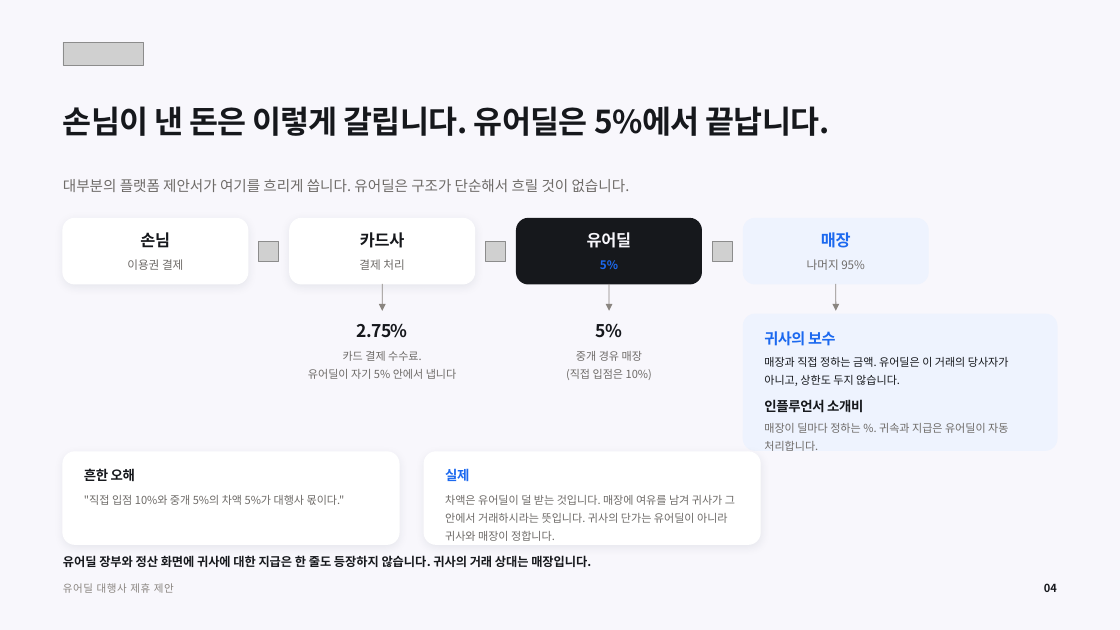
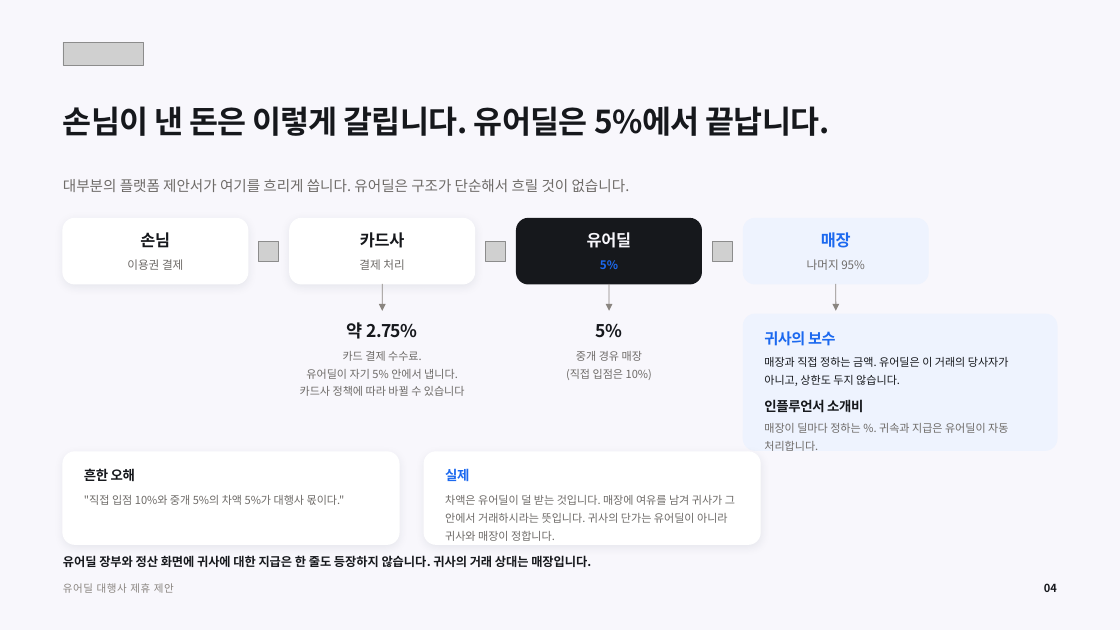
Before and after one commit to tobe2111/ur-live, a slide deck: slide 4 of docs/business/proposals/urdeal-agency-proposal.pptx. Drawn at 1120x630 pixels with LibreOffice and Linux fonts; fonts in the diff are those of the drawing; grey boxes stand for pictures. Boxes give left, top, right and bottom in pixels: in the first picture for what was removed or moved away, otherwise in the second. Text is boxed around its words. In the diff, an @@ line names an element or a change of style, - is before the commit and + after.

```diff
--- a/docs/business/proposals/urdeal-agency-proposal.pptx
+++ b/docs/business/proposals/urdeal-agency-proposal.pptx
@@ text at box(347, 322, 417, 339): text changed @@
-2.75%
+약 2.75%
@@ text at box(300, 369, 465, 396): text changed @@
-유어딜이 자기 5% 안에서 냅니다
+유어딜이 자기 5% 안에서 냅니다.
+카드사 정책에 따라 바뀔 수 있습니다
```
Also in this commit, not shown: 6 other slides changed, 3 other files.
